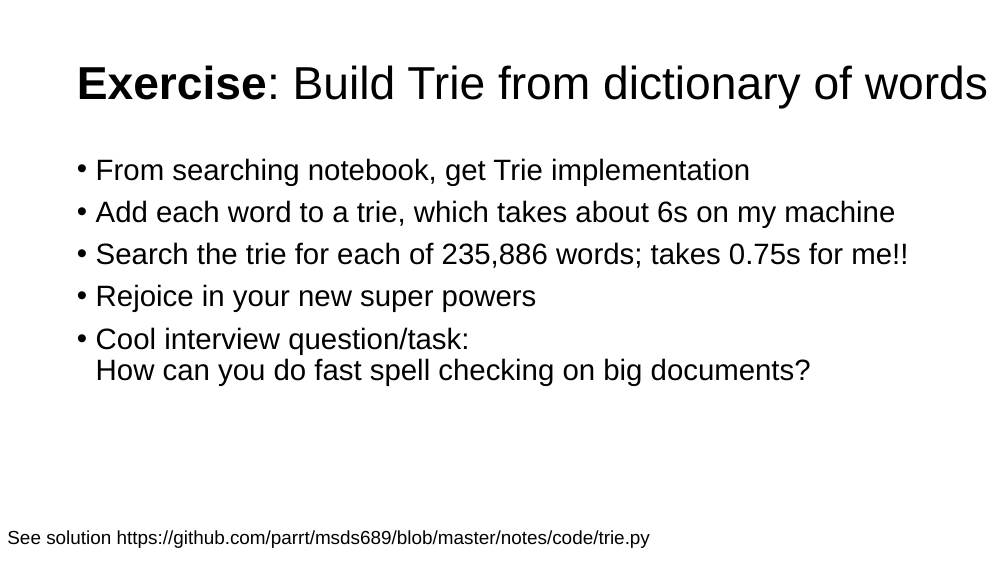
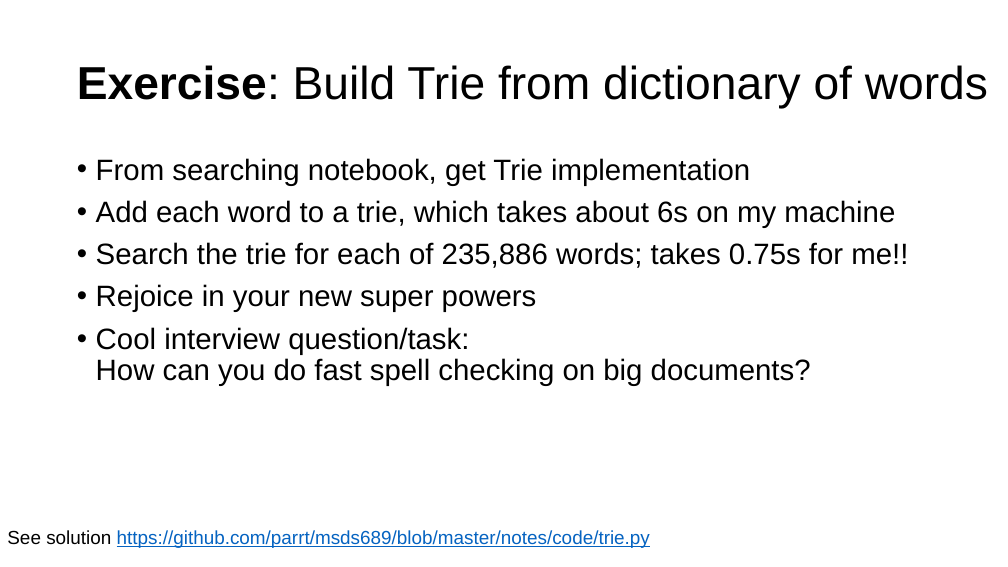
Before and after one commit to parrt/msds689, a slide deck: slide 16 of notes/searching.pptx. Drawn at 1008x567 pixels with LibreOffice and Linux fonts; fonts in the diff are those of the drawing; background and template pictures are left out. Boxes give left, top, right and bottom in pixels: in the first picture for what was removed or moved away, otherwise in the second. Text is boxed around its words. In the diff, an @@ line names an element or a change of style, - is before the commit and + after.

```diff
--- a/notes/searching.pptx
+++ b/notes/searching.pptx
@@ text "See solution https://github.com/parrt/msds689/blob/master/no ..." at [7,530,650,548]: text colour #000000 to #0563C1, underline on in "https://github.com/parrt/msds689/blob/master/notes/code/trie ..." @@
```
Also in this commit, not shown: 7 other slides changed, 3 other files.
